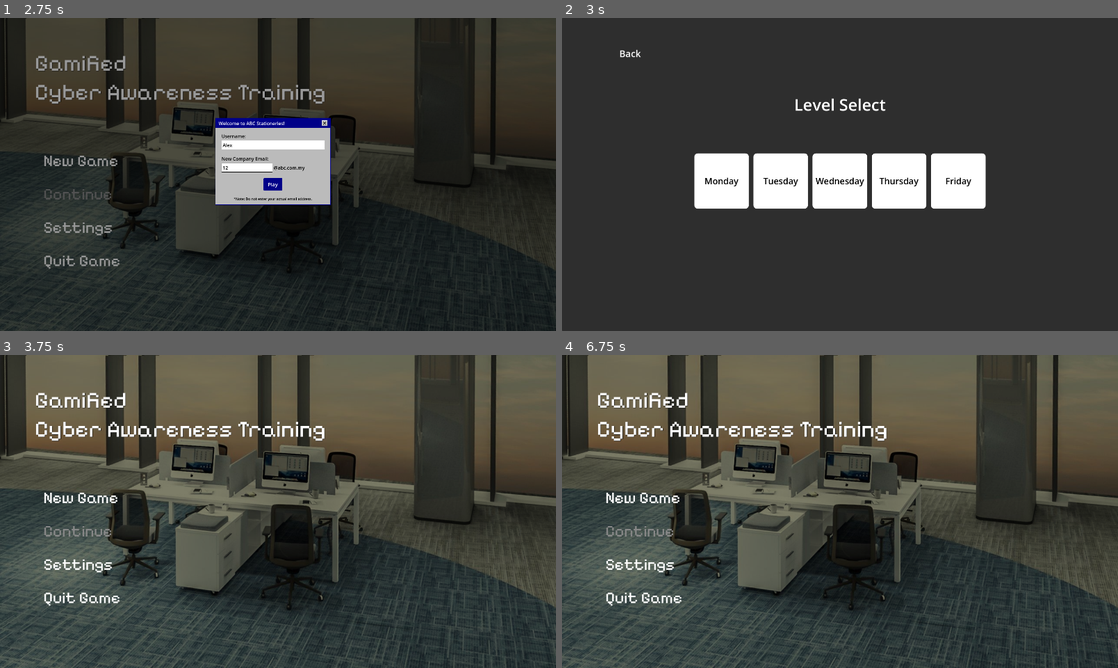
Above: before the commit, frames 1-4 (two rows, left to right).
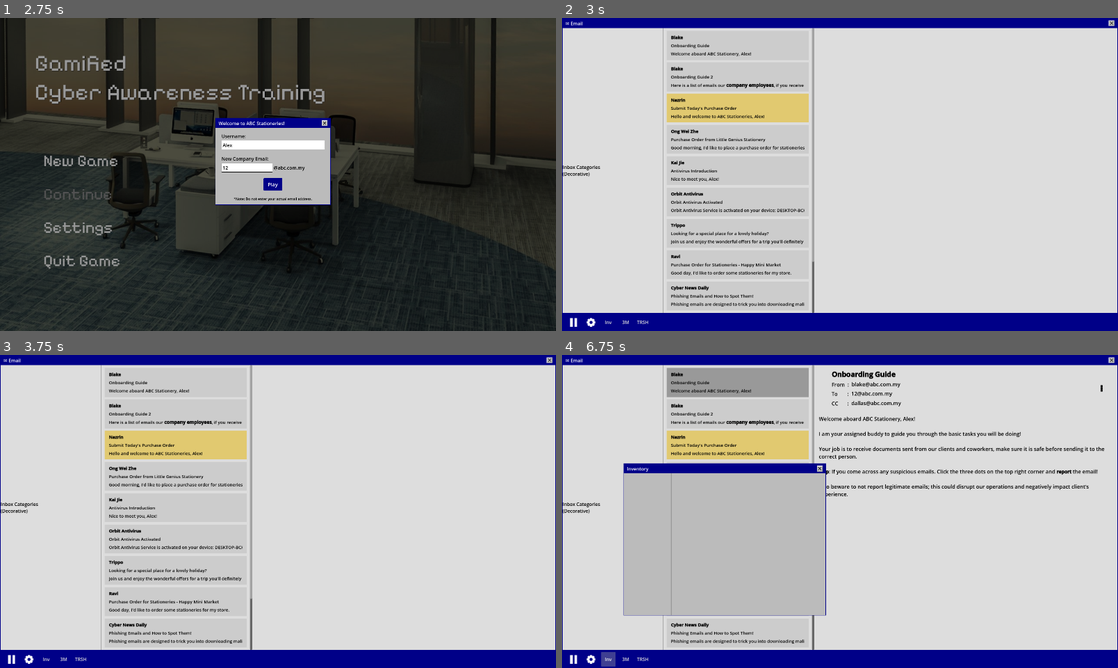
Above: after the commit, the same moments.

Repository: Wong-Kai-Lun/gamified-cybersecurity-awareness-training
Game: Godot game, scene res://game/main_menu/main_menu.tscn
The game is run twice, just before and just after one commit, with the same random seed, the same clock (stepped at 60 frames per second) and the same inputs.
Inputs (mouse positions are in pixels of both pictures, inside the frame that each line leads up to):
- Up to frame 1 (2.75 s): click "New Game" at 0.5 s; click (272, 146) at 1.27 s; type "Alex" at 1.35 s; click (244, 168) at 1.5 s; type "12" at 1.58 s; click "New Game" at 2 s
- Up to frame 2 (3 s): click "Play" at 2.75 s
- Up to frame 3 (3.75 s): click (66, 389) at 3.5 s, where only the run before the commit has a clickable "Back"
- Up to frame 4 (6.75 s): click (739, 383) at 4.27 s; click (1101, 389) at 5 s, where only the run after the commit has a clickable "⋮"; click (573, 658) at 5.77 s; click (606, 658) at 6.5 s, where only the run after the commit has a clickable "Inv"

Frame 1 is identical in both runs. In frame 2, 99% of the frame differs, in the area x 0-100%, y 0-100%; in frame 3, 99%; in frame 4, 99%.

Commit message:
Preparation for Save/Load Manager

Diff:
--- a/godot/game/game_manager.gd
+++ b/godot/game/game_manager.gd
@@ -12,10 +12,12 @@
 var _PLACEHOLDER_EMAIL = "{player_email}"
 var MAX_INVENTORY_SIZE = 16
 
+
 var _player_name: String = "Placeholder"
 var _player_email: String = "place.holder" + _COMPANY_DOMAIN
 var _inventory: Array[FileData] = []
 var _recycling_bin: Array[FileData] = []
+
 
 # check save file, if have, load that, enable continue
 func _ready():
--- a/godot/game/level_select/level_select.gd
+++ b/godot/game/level_select/level_select.gd
@@ -17,7 +17,6 @@
 
 func _on_monday_pressed() -> void:
 	get_tree().change_scene_to_file("res://game/main_game/desktop.tscn")
-	# create base game interface then load later
 
 
 func _on_tuesday_pressed() -> void:
--- /dev/null
+++ b/godot/game/level_service.gd
@@ -0,0 +1,39 @@
+extends Node
+class_name LevelService
+
+signal level_updated(level: Dictionary)
+
+enum Day { MONDAY, TUESDAY, WEDNESDAY, THURSDAY, FRIDAY }
+
+const LEVELS = {
+	Day.MONDAY: {
+		"name" : "Monday",
+		"email_pack" : preload("res://data/email_pack/monday.tres")
+	},
+	Day.TUESDAY: {
+		"name" : "Tuesday",
+		# "email_pack" : preload("res://data/email_pack/tuesday.tres")
+	},
+	Day.WEDNESDAY: {
+		"name" : "Wednesday",
+		# "email_pack" : preload("res://data/email_pack/wednesday.tres")
+	}
+}
+
+var current_day: Day = Day.MONDAY
+
+
+func _ready() -> void:
+	print("LevelService online!")
+	initialise()
+
+func advance_day() -> void:
+	current_day += 1
+	#level_updated.emit(current_day)
+
+
+func initialise() -> void:
+	current_day = Day.MONDAY
+	#change current_day if save file exists
+	level_updated.emit(LEVELS[current_day])
+	print(LEVELS[current_day])
--- a/godot/game/main_game/programs/email_client/email_client.gd
+++ b/godot/game/main_game/programs/email_client/email_client.gd
@@ -1,7 +1,8 @@
 extends BaseWindow
 class_name EmailClientWindow
 
-# ! Level Data change to set pack from selection, Game Manager !
+# ! EmailPack determined by LevelService !
+# ! change after implement SaveLoadManager !
 @onready var email_pack: EmailPack = preload("res://data/email_pack/monday.tres")
 
 # Incoming Email Chips
@@ -35,6 +36,10 @@
 		incoming_email_instance.opened.connect(_on_email_selected)
 
 
+func load_from_save(pack: EmailPack) -> void:
+	pass
+
+
 func _on_email_selected(data: EmailData) -> void:
 	email_body_obj.setup(data)
 	email_body_obj.show()
--- a/godot/game/main_menu/main_menu.gd
+++ b/godot/game/main_menu/main_menu.gd
@@ -18,7 +18,7 @@
 
 func _register_player_and_start(username: String, email: String) -> void:
 	GameManagerInstance.register_player(username, email)
-	get_tree().change_scene_to_file("res://game/level_select/level_select.tscn")
+	get_tree().change_scene_to_file("res://game/main_game/desktop.tscn")
 
 
 func _on_new_game_pressed() -> void:
--- a/godot/project.godot
+++ b/godot/project.godot
@@ -21,6 +21,7 @@
 NotificationManagerInstance="*res://game/notification_system/notification_manager.gd"
 AntivirusManagerInstance="*res://game/notification_system/antivirus_manager.gd"
 FileServiceInstance="*res://game/file_service.gd"
+EventServiceInstance="*res://game/event_service.gd"
 
 [display]
 
